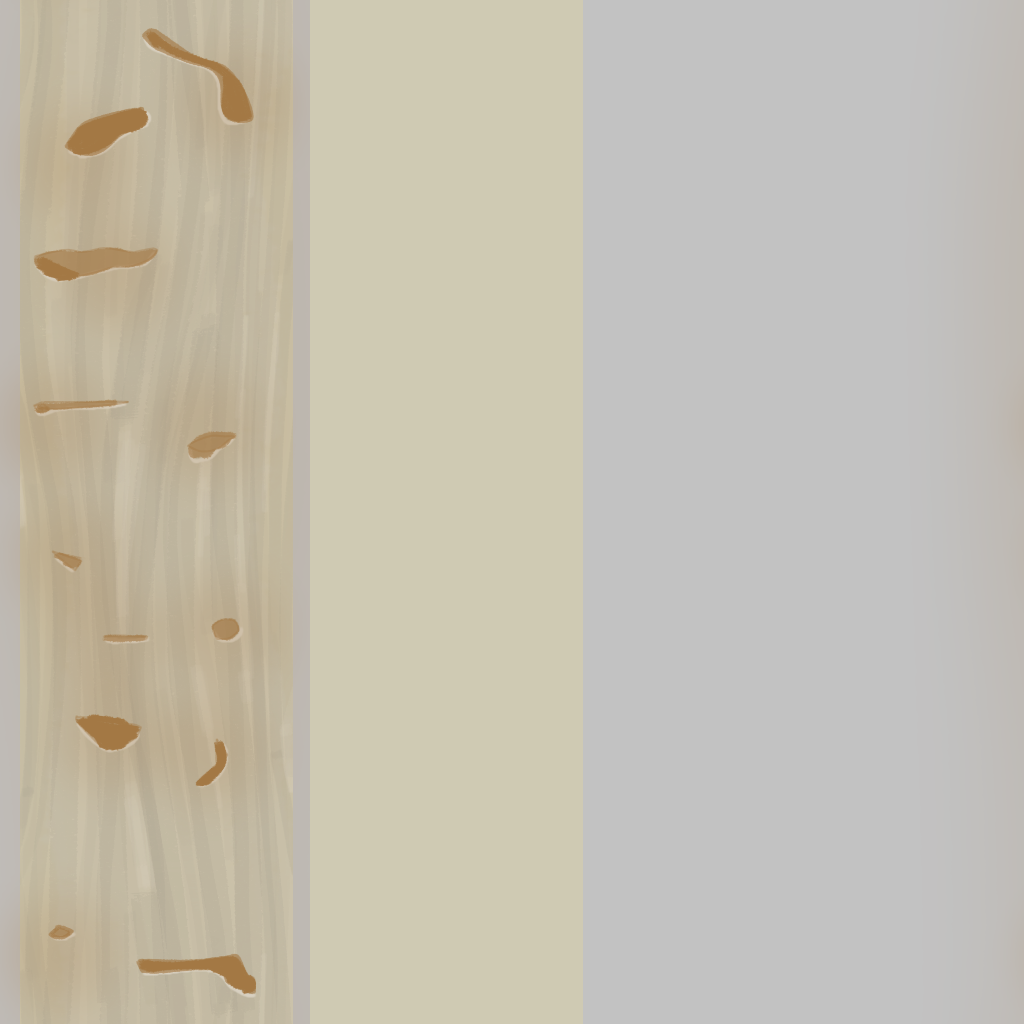
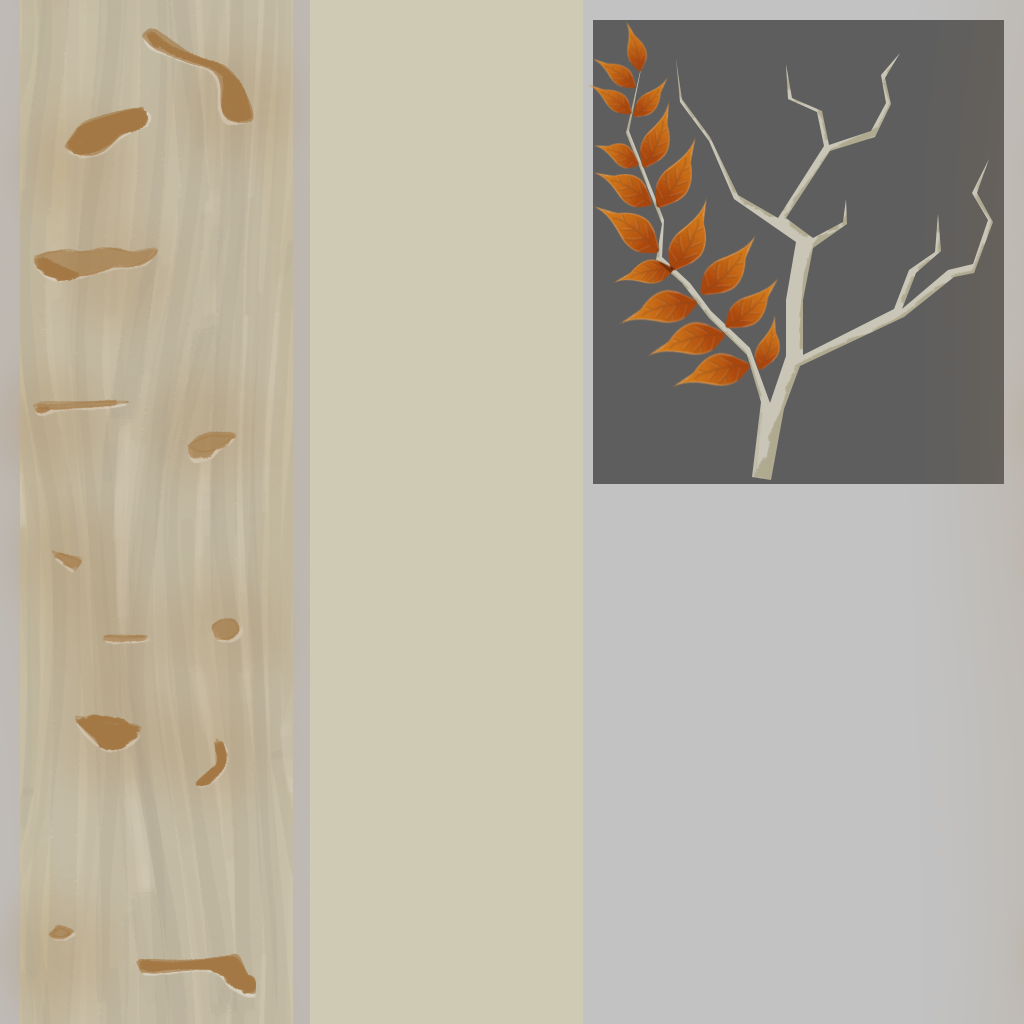
Layers edited between the first and the second (1024, 1024) image:
added group "Folhas" (1st of 2) with 18 layers above "Arvore 01" over [587, 20, 1004, 484]
added layer "Copiar de Pintar camada 7" (1st of 16, in "Folhas") (multiply) in group "Folhas" over [587, 20, 704, 320]
added layer "Copiar de Pintar camada 7" (3rd of 16, in "Folhas") (multiply) in group "Folhas" over [587, 20, 768, 128]
added layer "Copiar de Pintar camada 7" (5th of 16, in "Folhas") (multiply) in group "Folhas" over [587, 64, 704, 192]
added layer "Copiar de Pintar camada 7" (7th of 16, in "Folhas") (multiply) in group "Folhas" over [640, 128, 768, 320]
added layer "Copiar de Pintar camada 7" (10th of 16, in "Folhas") (multiply) in group "Folhas" over [587, 64, 704, 256]
added layer "Copiar de Pintar camada 7" (11th of 16, in "Folhas") (multiply) in group "Folhas" over [704, 256, 832, 384]
added layer "Copiar de Pintar camada 7" (12th of 16, in "Folhas") (multiply) in group "Folhas" over [640, 192, 832, 384]
added layer "Copiar de Pintar camada 7" (13th of 16, in "Folhas") (multiply) in group "Folhas" over [640, 256, 832, 448]
added layer "Copiar de Pintar camada 7" (14th of 16, in "Folhas") (multiply) in group "Folhas" over [593, 256, 768, 448]
added layer "Copiar de Pintar camada 7" (15th of 16, in "Folhas") (multiply) in group "Folhas" over [593, 192, 704, 384]
added layer "Copiar de Pintar camada 7" (16th of 16, in "Folhas") (multiply) in group "Folhas" over [640, 192, 832, 320]
added layer "Pintar camada 7" (multiply) in group "Folhas" over [640, 192, 768, 320]
added layer "Folhas" (2nd of 2, in "Folhas") in group "Folhas" over [587, 20, 1004, 484]
painted on "Arvore 01" (2nd of 2, in "Arvore 01") over [587, 20, 640, 484]
painted on "Pintar camada 5" over [587, 20, 1004, 484]
painted on "Pintar camada 4" over [587, 20, 1004, 484]
painted on "Plano de fundo" over [587, 20, 1004, 484]
added layer "Pintar camada 6" over [587, 20, 1004, 484]
…and 5 more changes (5 added)